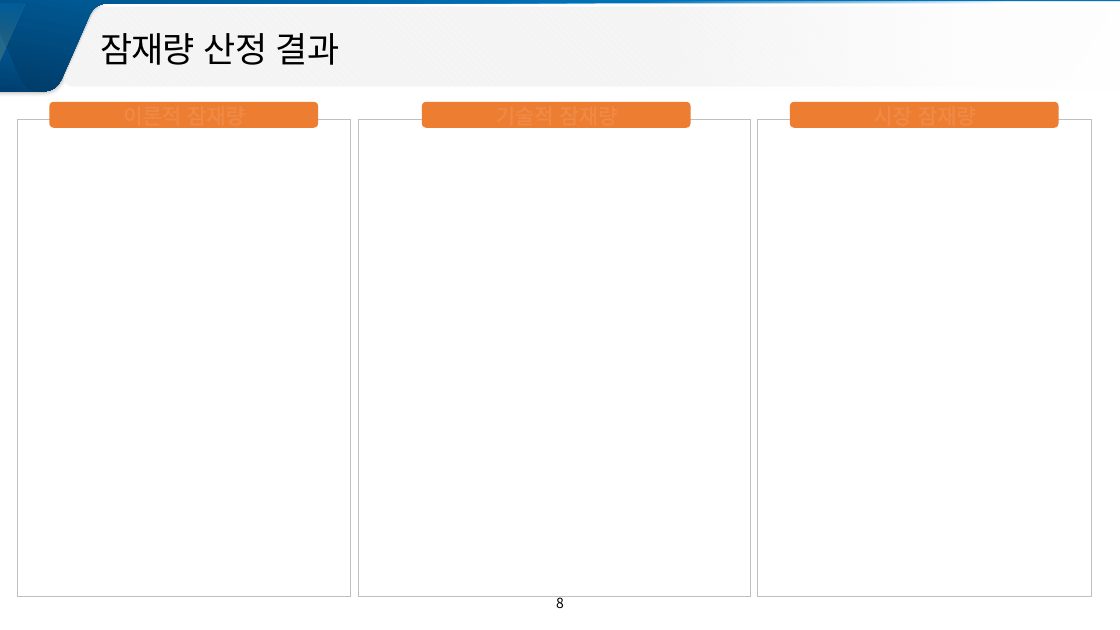
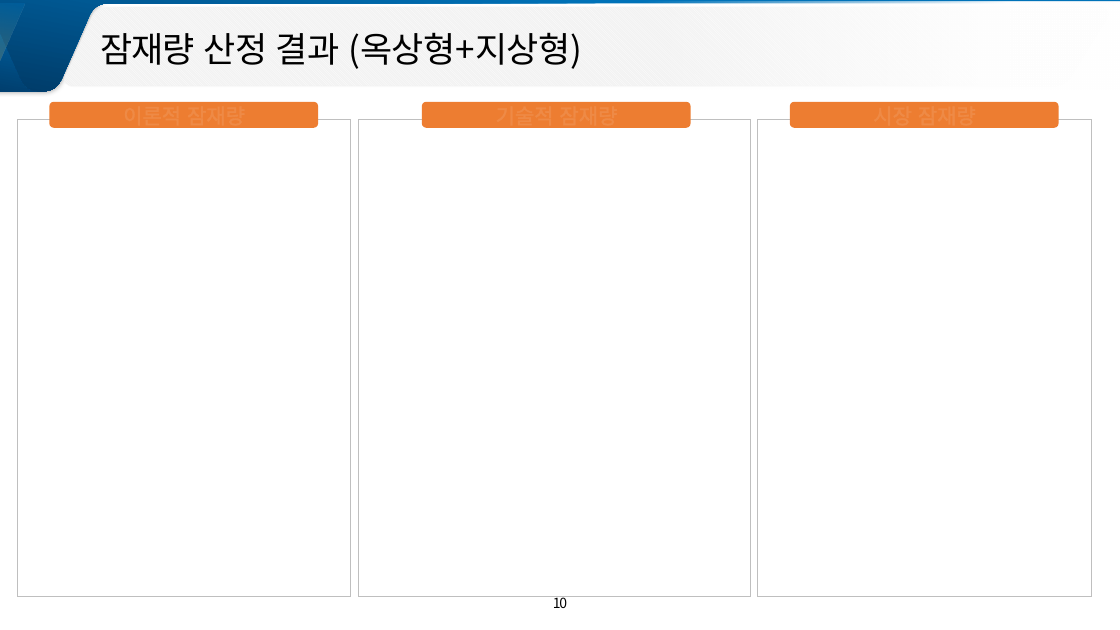
Before and after one commit to meandthey/platForm, a slide deck: slide 10 of 전문가WorkShop/[3-2] 경기도 태양광 잠재량 공간정보 구축/[2] 경기도 태양광 잠재량 공간정보 구축_전승호.pptx (slide 8 before the commit). Drawn at 1120x630 pixels with LibreOffice and Linux fonts; fonts in the diff are those of the drawing. Boxes give left, top, right and bottom in pixels: in the first picture for what was removed or moved away, otherwise in the second. Text is boxed around its words. In the diff, an @@ line names an element or a change of style, - is before the commit and + after.

```diff
--- a/전문가WorkShop/[3-2] 경기도 태양광 잠재량 공간정보 구축/[2] 경기도 태양광 잠재량 공간정보 구축_전승호.pptx
+++ b/전문가WorkShop/[3-2] 경기도 태양광 잠재량 공간정보 구축/[2] 경기도 태양광 잠재량 공간정보 구축_전승호.pptx
@@ text at [100, 32, 582, 69]: text changed @@
-잠재량 산정 결과
+잠재량 산정 결과 (옥상형+지상형)
@@ page number at [553, 596, 567, 608]: text changed @@
-8
+10
```
Also in this commit, not shown: 7 other slides changed, 5 slides added, 1 slide removed, 8 other files.
